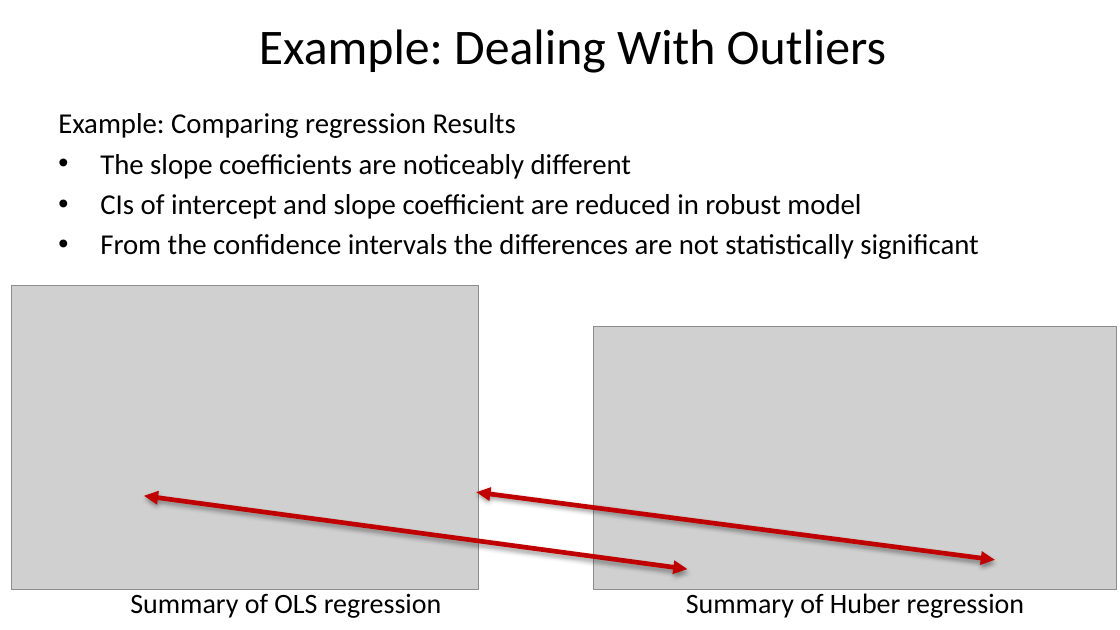
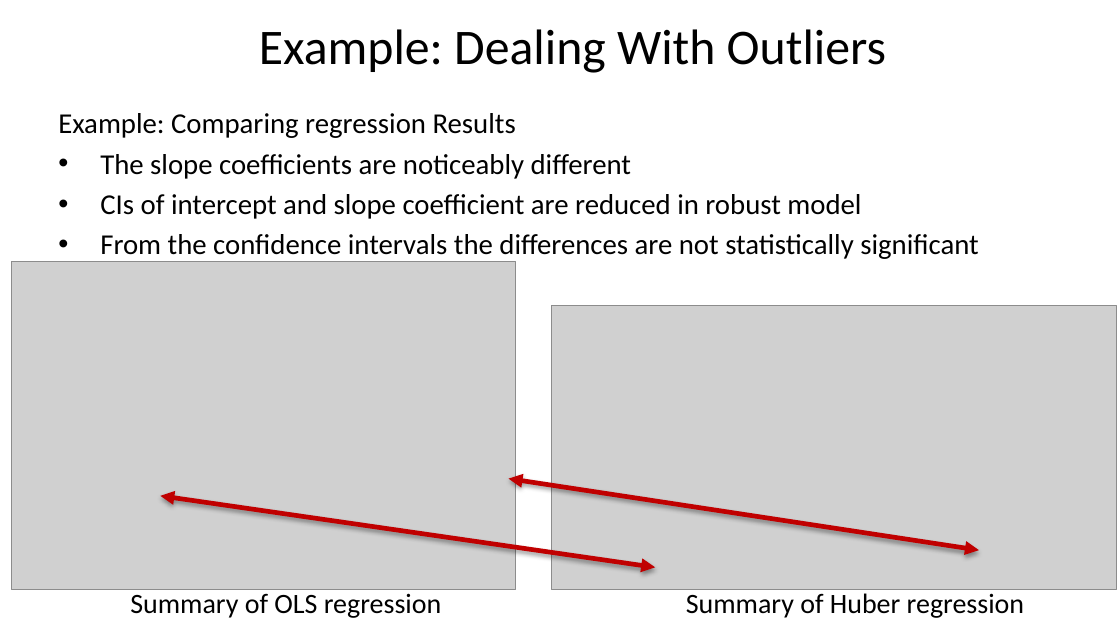
Before and after one commit to StephenElston/CSCI-E-83, a slide deck: slide 52 of LectureSlides/10b_ModelsFor OutliersAndOverdispersion.pptx. Drawn at 1120x630 pixels with LibreOffice and Linux fonts; fonts in the diff are those of the drawing; grey boxes stand for pictures. Boxes give left, top, right and bottom in pixels: in the first picture for what was removed or moved away, otherwise in the second. Text is boxed around its words. In the diff, an @@ line names an element or a change of style, - is before the commit and + after.

```diff
--- a/LectureSlides/10b_ModelsFor OutliersAndOverdispersion.pptx
+++ b/LectureSlides/10b_ModelsFor OutliersAndOverdispersion.pptx
@@ picture: place and size @@
-picture at (11,286,478,590)
+picture at (11,261,515,589)
@@ picture: place and size @@
-picture at (594,327,1117,590)
+picture at (551,306,1116,590)
@@ double arrow moved from (995, 560) - (476, 493) to (979, 550) - (508, 478) @@
@@ double arrow moved from (688, 569) - (144, 496) to (655, 568) - (160, 496) @@
```
Also in this commit, not shown: 6 other slides changed.
